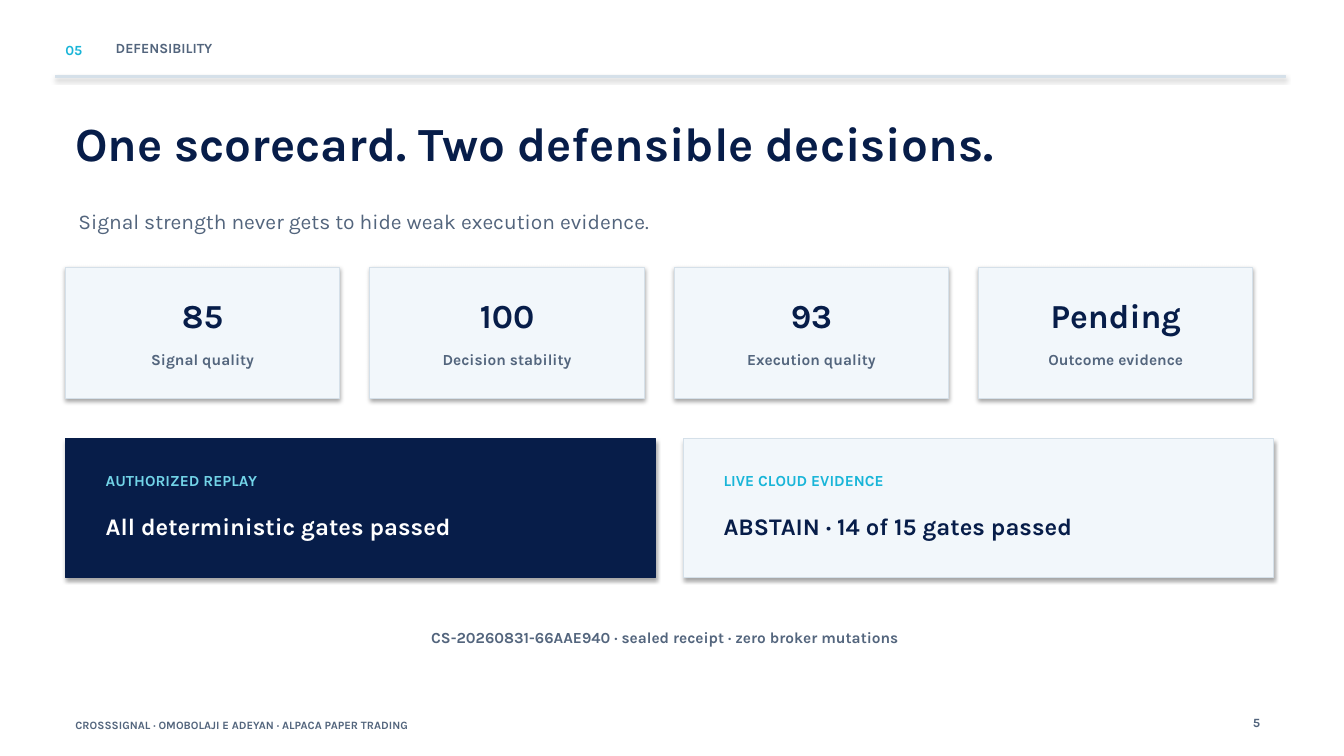
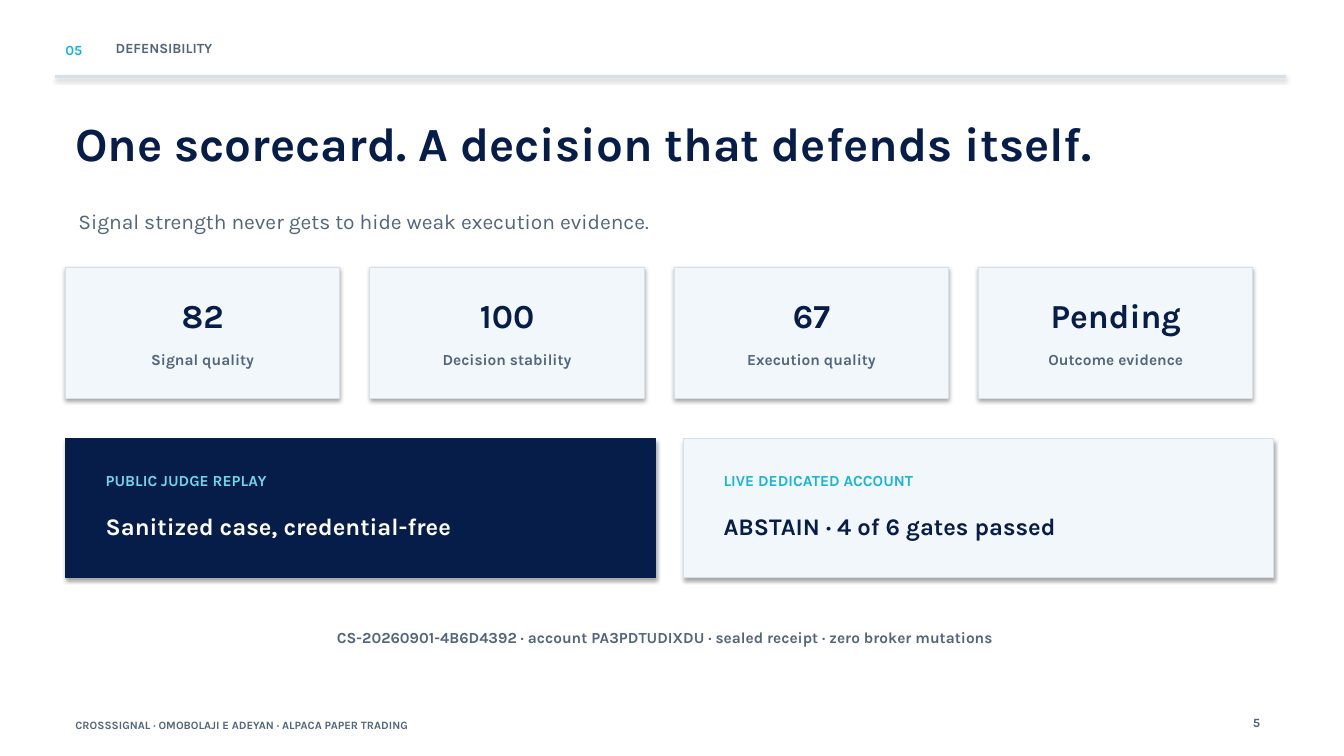
Before and after one commit to omobolajiadeyan/alpaca-cross-market-agent, a slide deck: slide 5 of submission/CrossSignal-Hackathon-Pitch-Final.pptx. Drawn at 1344x756 pixels with LibreOffice and Linux fonts; fonts in the diff are those of the drawing. Boxes give left, top, right and bottom in pixels: in the first picture for what was removed or moved away, otherwise in the second. Text is boxed around its words. In the diff, an @@ line names an element or a change of style, - is before the commit and + after.

Commit message:
Regenerate pitch deck with real, current evidence
Replaces the stale CS-20260831-66AAE940 contract, 39-test count, and an
implied-but-nonexistent "authorized" example with real evidence from the
dedicated hackathon account:

- Contract CS-20260901-4B6D4392, sealed 2026-09-01 against account
  PA3PDTUDIXDU
- Real scorecard: signal quality 82, decision stability 100 (10/10 real
  perturbations), execution quality 67 (4/6 gates), outcome pending
- 43 tests, not 39
- The proof slide's two examples are now the public sanitized replay and
  the live dedicated-account evidence, rather than an authorized case that
  doesn't currently exist

```diff
--- a/submission/CrossSignal-Hackathon-Pitch-Final.pptx
+++ b/submission/CrossSignal-Hackathon-Pitch-Final.pptx
@@ text at <box>75,127,1092,162</box>: text changed @@
-One scorecard. Two defensible decisions.
+One scorecard. A decision that defends itself.
@@ text at <box>182,305,224,329</box>: text changed @@
-85
+82
@@ text at <box>793,305,830,329</box>: text changed @@
-93
+67
@@ text at <box>106,476,267,486</box>: text changed @@
-AUTHORIZED REPLAY
+PUBLIC JUDGE REPLAY
@@ text at <box>724,476,914,486</box>: text changed @@
-LIVE CLOUD EVIDENCE
+LIVE DEDICATED ACCOUNT
@@ text at <box>106,518,451,538</box>: text changed @@
-All deterministic gates passed
+Sanitized case, credential-free
@@ text at <box>724,518,1056,541</box>: text changed @@
-ABSTAIN · 14 of 15 gates passed
+ABSTAIN · 4 of 6 gates passed
@@ text at <box>337,632,992,647</box>: text changed @@
-CS-20260831-66AAE940 · sealed receipt · zero broker mutations
+CS-20260901-4B6D4392 · account PA3PDTUDIXDU · sealed receipt · zero broker mutations
```
Also in this commit, not shown: 1 other slide changed, 2 other files.
